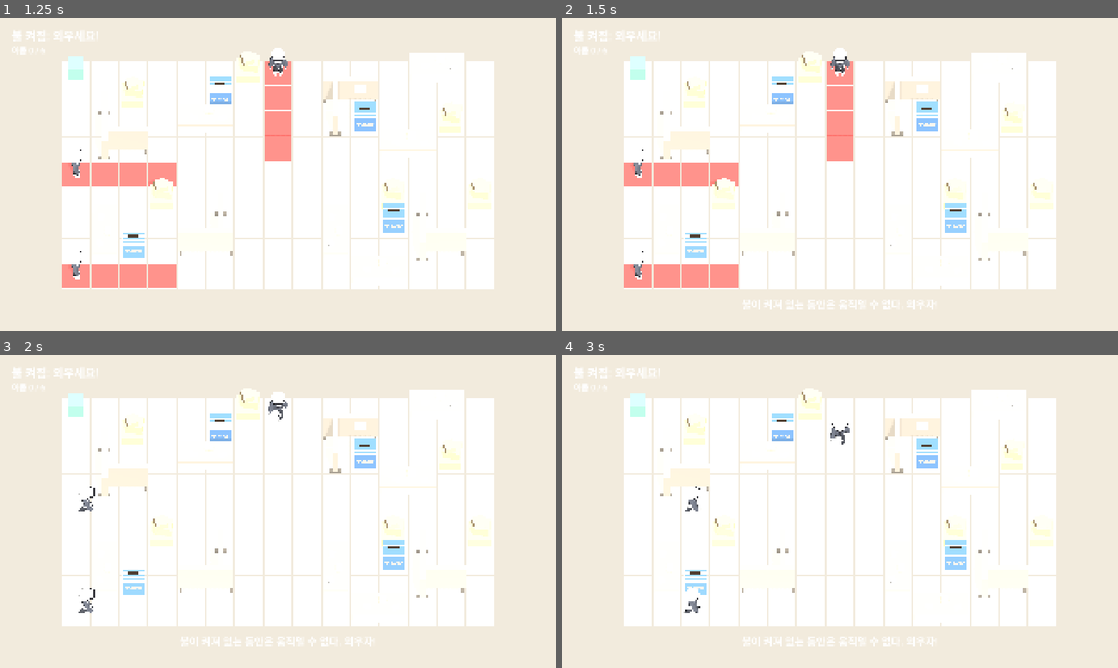
Above: before the commit, frames 1-4 (two rows, left to right).
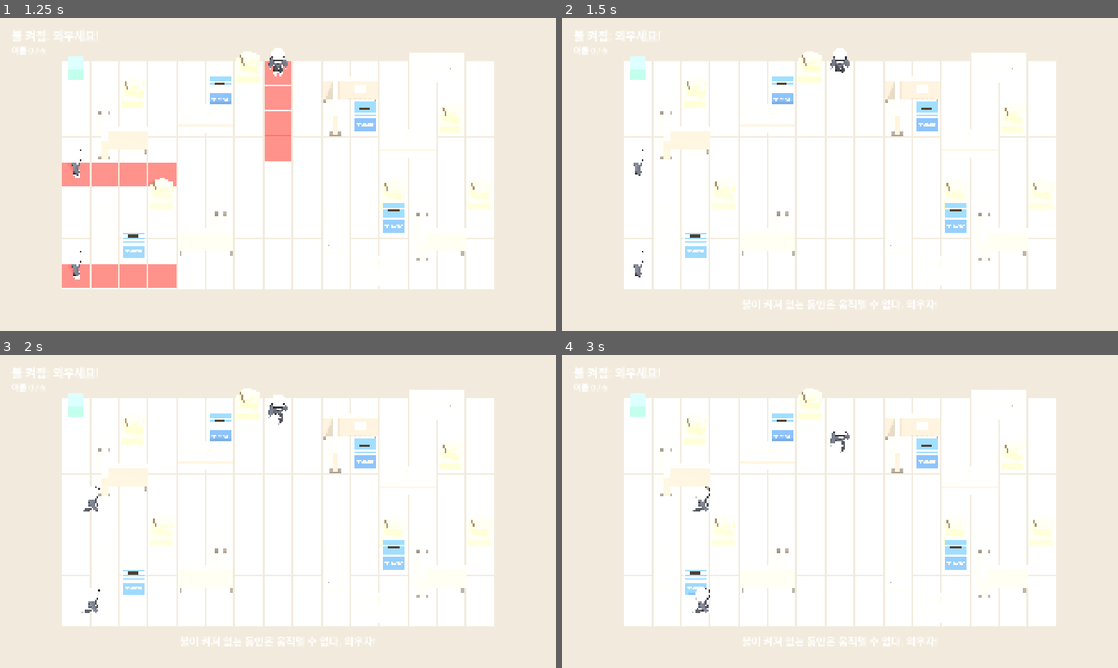
Above: after the commit, the same moments.

Repository: hahaha13791/mincho-game
Game: Godot game, scene res://minigames/owl_ballot/owl_ballot.tscn
The game is run twice, just before and just after one commit, with the same random seed, the same clock (stepped at 60 frames per second) and the same inputs. This scene is started directly instead of the project's main scene.
Inputs (mouse positions are in pixels of both pictures, inside the frame that each line leads up to):
- Up to frame 1 (1.25 s): click "시작" at 0.5 s
- Up to frame 2 (1.5 s): tap Enter at 1.25 s; move the mouse to (962, 158) at 1.27 s; click (962, 158) at 1.42 s
- Up to frame 3 (2 s): no input
- Up to frame 4 (3 s): move the mouse to (728, 527) at 2.02 s; click (728, 527) at 2.17 s; move the mouse to (895, 442) at 2.77 s; click (895, 442) at 2.92 s

Frame 1 is identical in both runs. In frame 2, 4.2% of the frame differs, in the area x 11-53%, y 13-87%; in frame 3, 0.4%; in frame 4, 0.5%.

Commit message:
fix(minigames/owl_ballot): 감시자가 옆걸음하지 않게, 몸 돌리기를 깜빡임 전에 끝냄
- 움직임을 걸어갈 쪽으로 돌기 → 앞을 보고 걷기 → 다음에 볼 방향으로 돌기로 나눔(전에는 두리번 직후 옆을 본 채 걸었다)
- 세 단계를 깜빡임이 시작되기 전에 마쳐 다음 시야로 도는 모습이 보이게 함: 시야 보여 주기 1.2→0.8초, 불 켜진 시간 2.5→3초, turn_time 0.3초

Co-Authored-By: Claude Sonnet 5.5 <noreply@anthropic.com>

Diff:
--- a/minigames/owl_ballot/owl_ballot.gd
+++ b/minigames/owl_ballot/owl_ballot.gd
@@ -9,7 +9,6 @@
 const WATCHER: PackedScene = preload("res://common/watcher.tscn")
 const BALLOT_BOX: PackedScene = preload("res://minigames/owl_ballot/props/ballot_box.tscn")
 const CELL: float = 1.2
-const WALK_PART: float = 0.7 # 불 켜진 동안 감시자 움직임 중 걷기 비율. 나머지는 다음 방향으로 몸 돌리기
 ## 엄폐물 겉모습 서브씬. 기준 칸이 원점, 회전 전 모양은 +x(열)·+z(행) 방향으로 뻗는다
 const PROPS: Dictionary = {
 	&"crates": preload("res://minigames/owl_ballot/props/crates.tscn"),
@@ -121,25 +120,33 @@
 			$HUD/StateLabel.text = "마지막 불! (이후 시간 초과)"
 
 
-# 불이 켜진 동안: 시야를 watch_hold초 보여 준 뒤 끄고, 감시자가 다음에 설 자리로 걸어간 다음 다음에 볼 방향으로 몸을 돌린다.
-# 두리번 칸이면 걷지 않고 몸만 돌린다. 다음 불이 켜질 때 _enter_light가 같은 자리·방향에 세우므로 이어진다.
-# 판정은 켜지는 순간뿐이라 걷는 동안엔 시야가 없다
+# 불이 켜진 동안: 시야를 watch_hold초 보여 준 뒤 끄고, 감시자가 ① 걸어갈 쪽으로 몸을 돌리고 ② 다음 자리로 걸어간 뒤
+# ③ 다음에 볼 방향으로 몸을 돌린다. 깜빡임이 시작되기 전에 다 끝내 다음 시야를 미리 보여 준다. 두리번 칸이면 걷지 않고 몸만 돌린다.
+# 다음 불이 켜질 때 _enter_light가 같은 자리·방향에 세우므로 이어진다. 판정은 켜지는 순간뿐이라 움직이는 동안엔 시야가 없다
 func _walk_watchers() -> void:
-	var walk_t: float = _light_dur - _t_left - CONFIG.watch_hold
-	var p: float = clampf(walk_t / maxf(_light_dur - CONFIG.watch_hold, 0.01), 0.0, 1.0)
-	if walk_t > 0.0:
+	var e: float = _light_dur - _t_left - CONFIG.watch_hold # 움직이기 시작한 뒤 지난 시간
+	if e > 0.0:
 		for tile in _vision_tiles.values():
 			tile.visible = false
-	var move_p: float = clampf(p / WALK_PART, 0.0, 1.0)
-	var turn_p: float = clampf((p - WALK_PART) / (1.0 - WALK_PART), 0.0, 1.0)
+	var turn: float = CONFIG.turn_time
+	var walk_end: float = maxf(_light_dur - CONFIG.flicker - CONFIG.watch_hold, 3.0 * turn) - turn # 걷기가 끝나는 때. 그 뒤 turn초 동안 다음 방향으로 돈다
+	var walk_p: float = clampf((e - turn) / (walk_end - turn), 0.0, 1.0)
 	for i in _watchers.size():
 		var path: Array = OwlLevel.WATCHERS[i]["path"]
 		var now: Dictionary = OwlRules.watcher_at(path, _cycle)
 		var nxt: Dictionary = OwlRules.watcher_at(path, _cycle + 1)
 		var moving: bool = now["pos"] != nxt["pos"]
-		_watchers[i].position = _world(now["pos"]).lerp(_world(nxt["pos"]), move_p)
-		_watchers[i].set_walking(moving and move_p > 0.0 and move_p < 1.0)
-		_watchers[i].rotation.y = lerp_angle(_facing(now["dir"]), _facing(nxt["dir"]), turn_p)
+		var walk_dir: Vector2i = Vector2i((nxt["pos"] - now["pos"]).sign()) if moving else now["dir"]
+		var angle: float
+		if e < turn: # ① 걸어갈 쪽으로(평소 순찰은 이미 그쪽을 보고 있어 그대로)
+			angle = lerp_angle(_facing(now["dir"]), _facing(walk_dir), clampf(e / turn, 0.0, 1.0))
+		elif e < walk_end: # ② 걷기: 늘 앞을 보고 걷는다
+			angle = _facing(walk_dir)
+		else: # ③ 다음에 볼 방향으로
+			angle = lerp_angle(_facing(walk_dir), _facing(nxt["dir"]), clampf((e - walk_end) / turn, 0.0, 1.0))
+		_watchers[i].rotation.y = angle
+		_watchers[i].position = _world(now["pos"]).lerp(_world(nxt["pos"]), walk_p)
+		_watchers[i].set_walking(moving and walk_p > 0.0 and walk_p < 1.0)
 
 
 # 격자 방향 → 인형 y회전(Watcher.face와 같은 식, 인형 앞 = +z)
--- a/minigames/owl_ballot/owl_config.gd
+++ b/minigames/owl_ballot/owl_config.gd
@@ -4,8 +4,9 @@
 
 @export var cycles: int = 6 ## 불이 꺼지는 횟수. 이 안에 투표함을 다 처리해야 함
 @export var first_light: float = 4.0 ## 처음 외우는 시간(초)
-@export var light_time: float = 2.5 ## 이후 불이 켜져 있는 시간
+@export var light_time: float = 3.0 ## 이후 불이 켜져 있는 시간
 @export var dark_time: float = 3.5 ## 불이 꺼져 있는(이동 가능한) 시간
 @export var flicker: float = 0.8 ## 전환 직전 깜빡임 예고 시간
-@export var watch_hold: float = 1.2 ## 불이 켜진 뒤 시야를 보여 주는 시간. 그 뒤 감시자가 다음 자리로 걸어간다
+@export var watch_hold: float = 0.8 ## 불이 켜진 뒤 시야를 보여 주는 시간. 그 뒤 감시자가 몸 돌리기 → 걷기 → 몸 돌리기를 깜빡임 전까지 마친다
+@export var turn_time: float = 0.3 ## 감시자가 몸을 한 번 돌리는 시간
 @export var step_time: float = 0.35 ## 한 칸 이동에 걸리는 시간
